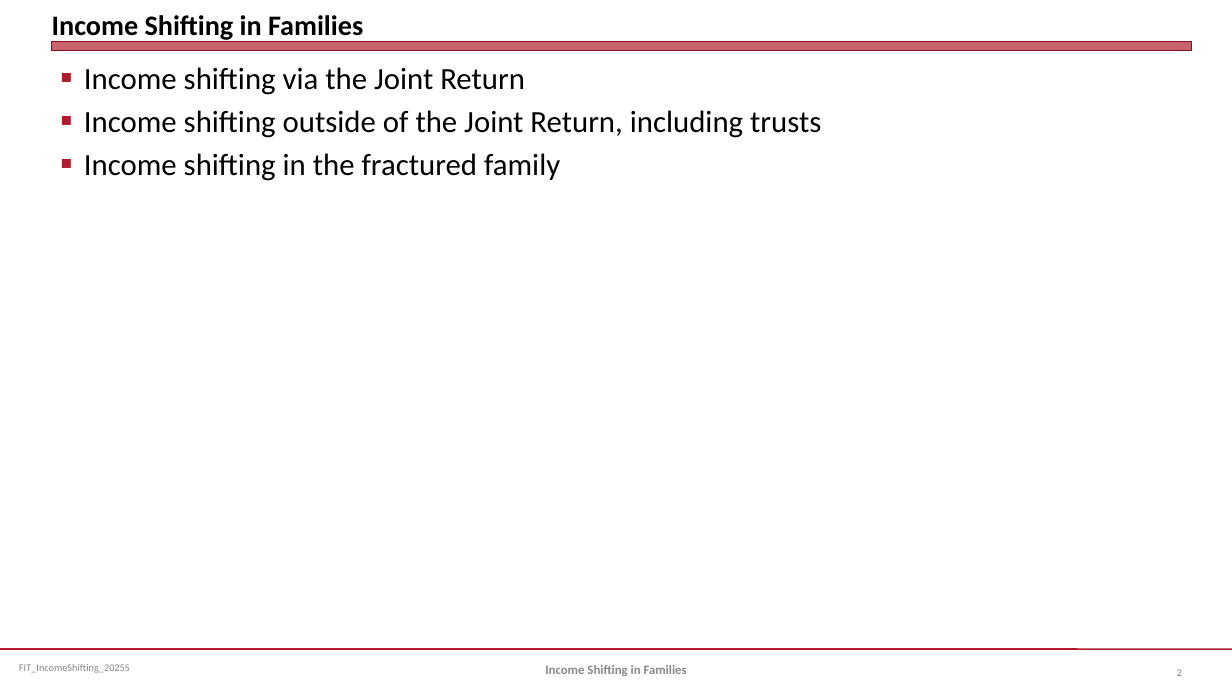
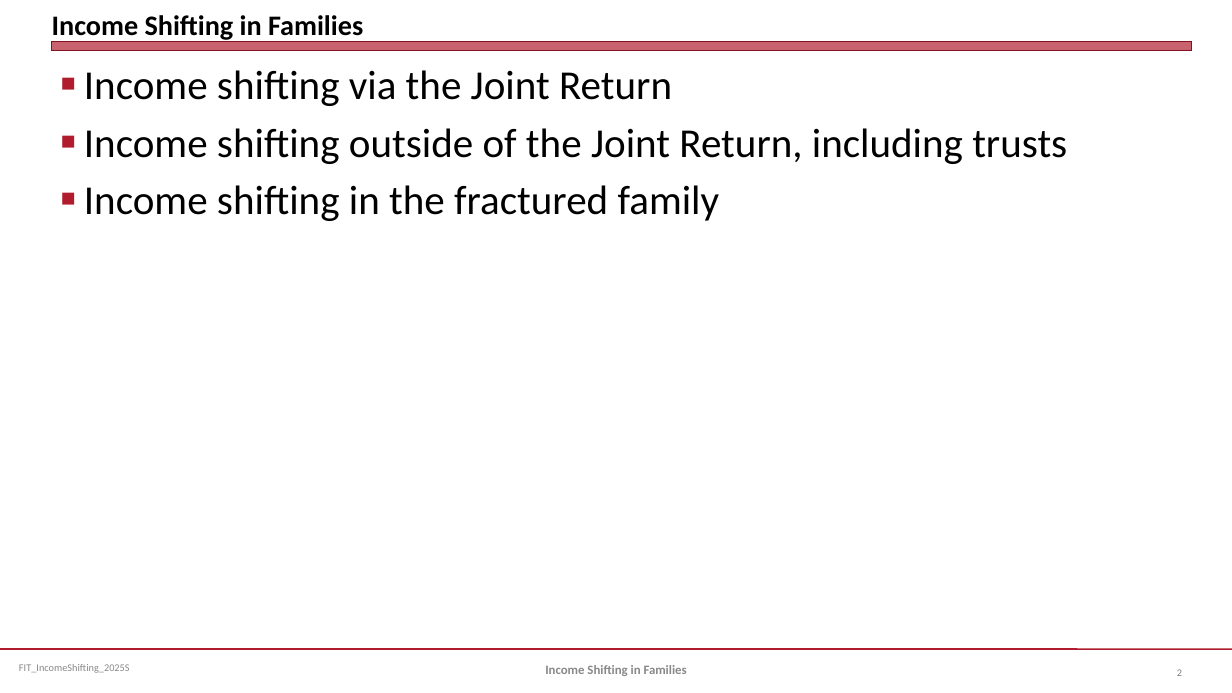
Before and after one commit to jmc877/Fed-Income-Tax, a slide deck: slide 2 of slides/FIT_IncomeShifting_2025S.pptx. Drawn at 1232x693 pixels with LibreOffice and Linux fonts; fonts in the diff are those of the drawing. Boxes give left, top, right and bottom in pixels: in the first picture for what was removed or moved away, otherwise in the second. Text is boxed around its words. In the diff, an @@ line names an element or a change of style, - is before the commit and + after.

```diff
--- a/slides/FIT_IncomeShifting_2025S.pptx
+++ b/slides/FIT_IncomeShifting_2025S.pptx
@@ text "Income shifting via the Joint ..." at (84,70,1067,221): size 24 to 32 pt; more space between paragraphs @@
```
Also in this commit, not shown: 3 other slides changed, 4 slides added.
